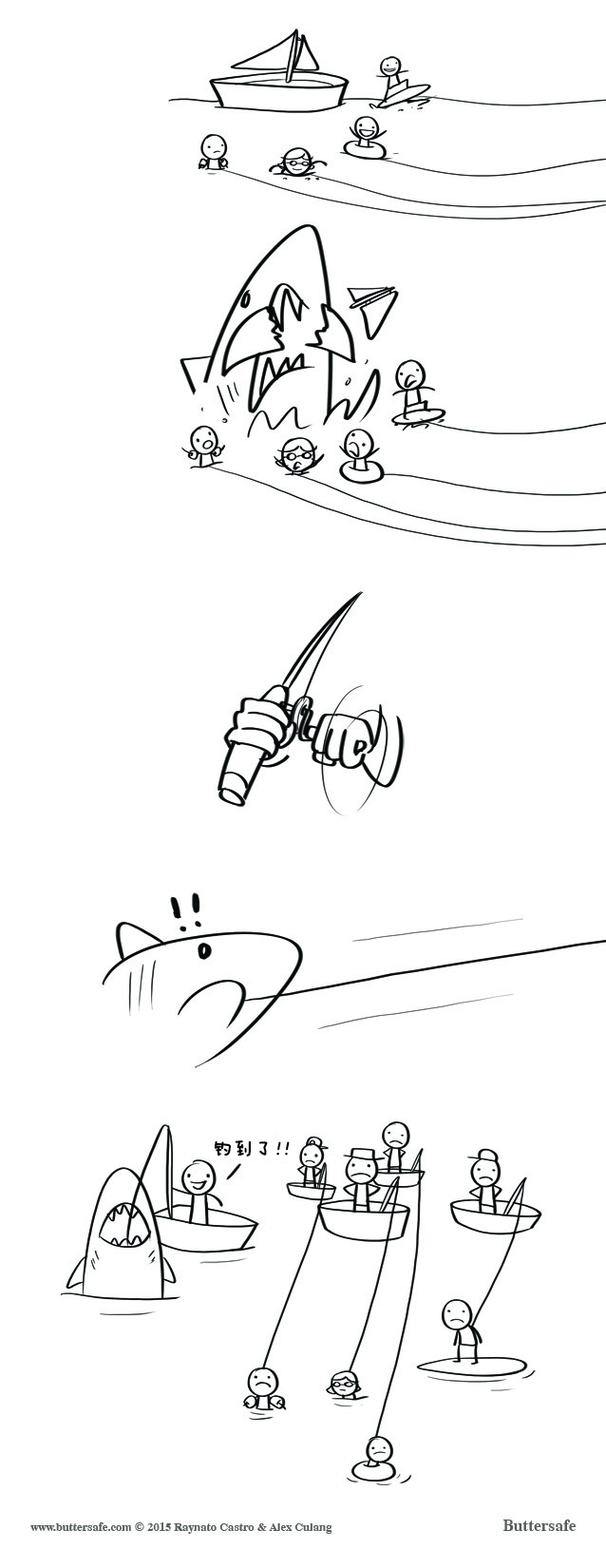
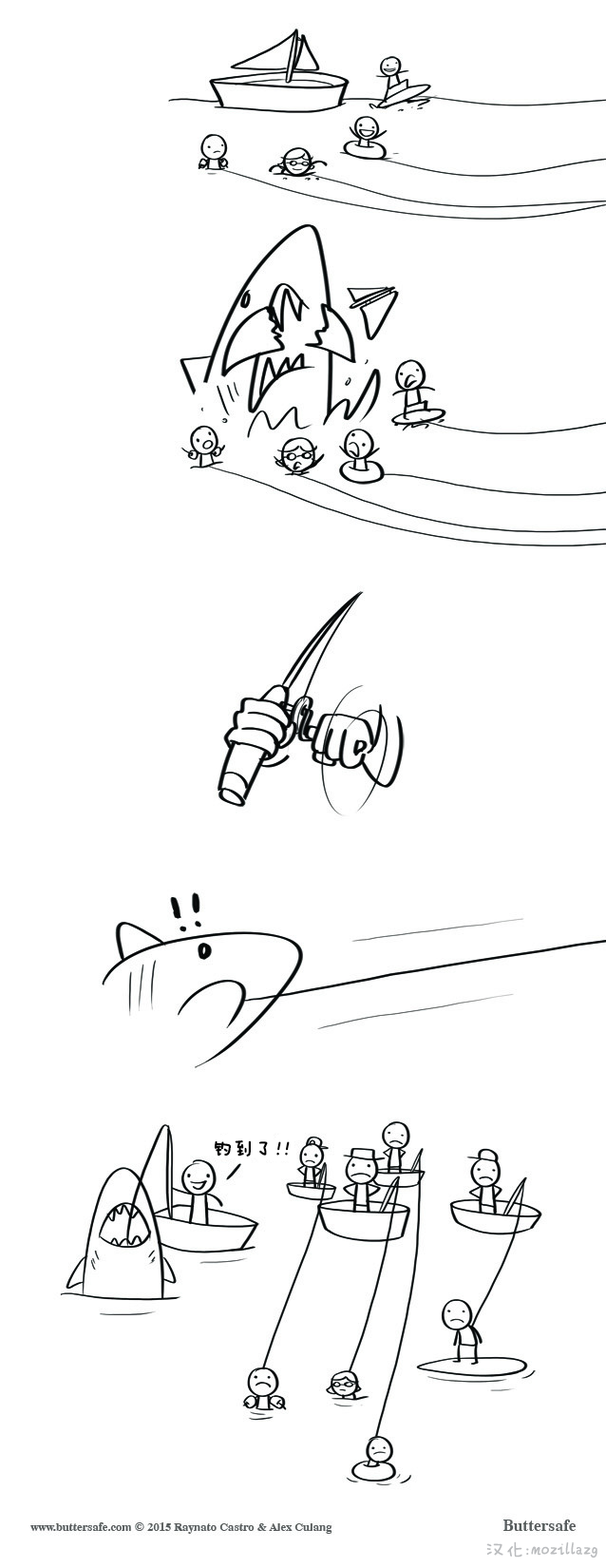
Comparing the layer stacks of the two 606×1568 images. Changes:
added layer "汉化:mozillazg" above "背景 副本" over (x1=486, y1=1541, x2=598, y2=1559)
